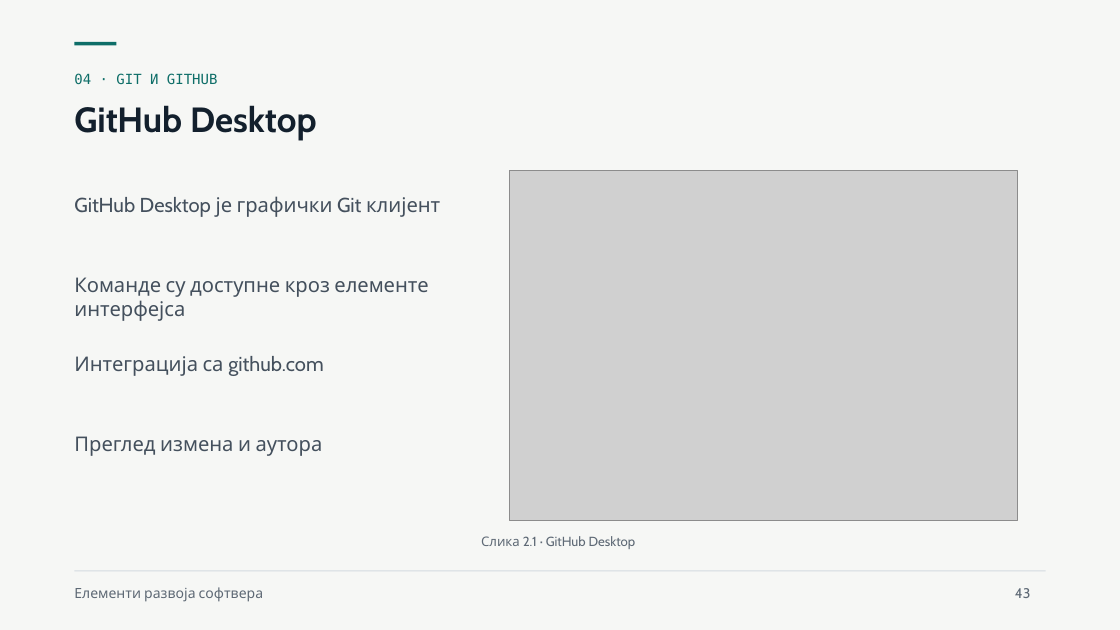
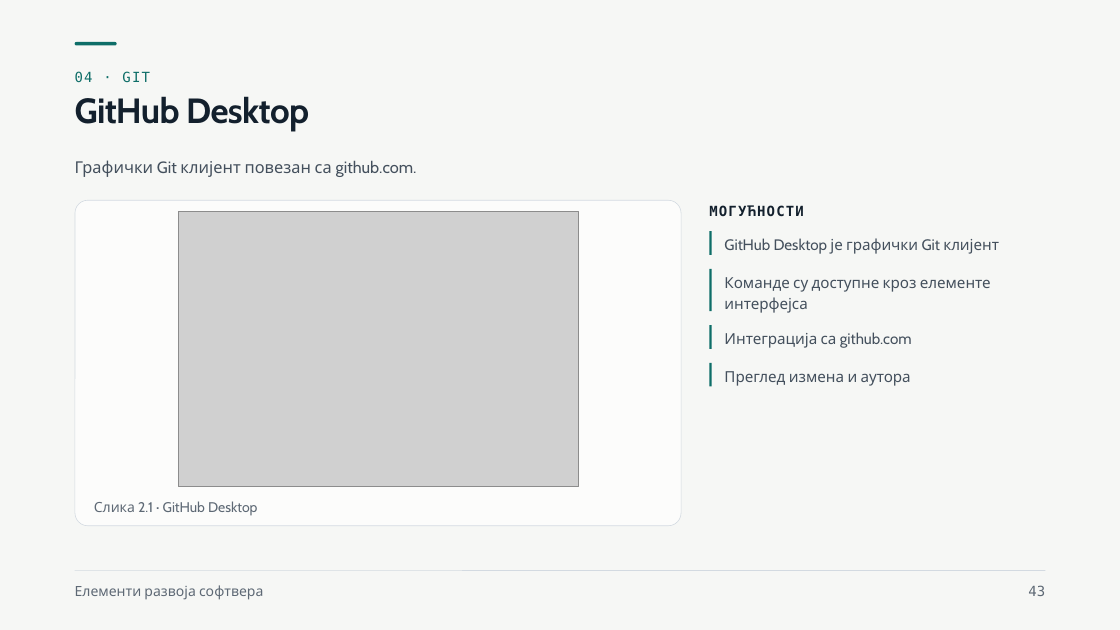
Before and after one commit to owlCoder/ftn-nastavni-materijali, a slide deck: slide 43 of Elementi razvoja softvera (ERS)/Nastavni materijali/01 Zahtevi, backlog i Git/Zahtevi, backlog i Git.pptx. Drawn at 1120x630 pixels with LibreOffice and Linux fonts; fonts in the diff are those of the drawing; grey boxes stand for pictures. Boxes give left, top, right and bottom in pixels: in the first picture for what was removed or moved away, otherwise in the second. Text is boxed around its words. In the diff, an @@ line names an element or a change of style, - is before the commit and + after.

```diff
--- a/Elementi razvoja softvera (ERS)/Nastavni materijali/01 Zahtevi, backlog i Git/Zahtevi, backlog i Git.pptx
+++ b/Elementi razvoja softvera (ERS)/Nastavni materijali/01 Zahtevi, backlog i Git/Zahtevi, backlog i Git.pptx
@@ text at [75, 71, 150, 83]: text changed @@
-04 · GIT И GITHUB
+04 · GIT
@@ title "GitHub Desktop" at [75, 96, 309, 132]: letter spacing 0 to -0.5 pt; line spacing 1 to 33pt @@
@@ text added at [75, 160, 417, 177], 14 pt, text #44505D @@
+Графички Git клијент повезан са github.com.
@@ rounded rectangle added at [75, 200, 681, 526], fill #FCFCFB, outline #D3DAE1 0.5 pt @@
@@ text added at [709, 205, 803, 217], 12 pt, text #13202D, bold @@
+МОГУЋНОСТИ
@@ picture: place and size @@
-picture at [509, 171, 1018, 521]
+picture at [178, 212, 579, 487]
@@ line added from (711, 231) to (711, 255), #0E6E68 2 pt @@
@@ text "GitHub Desktop је графички Git ...": place and size @@
-text "GitHub Desktop је графички Git ..." at [74, 196, 440, 217]
+text "GitHub Desktop је графички Git ..." at [724, 238, 999, 254]
@@ line added from (711, 269) to (711, 312), #0E6E68 2 pt @@
@@ text "Команде су доступне кроз елементе ...": place and size @@
-text "Команде су доступне кроз елементе ..." at [74, 277, 428, 321]
+text "Команде су доступне кроз елементе ..." at [724, 277, 991, 313]
@@ line added from (711, 325) to (711, 349), #0E6E68 2 pt @@
@@ text "Интеграција са github.com": place and size @@
-text "Интеграција са github.com" at [74, 356, 323, 376]
+text "Интеграција са github.com" at [724, 332, 912, 348]
@@ line added from (711, 363) to (711, 386), #0E6E68 2 pt @@
@@ size 17.2 to 13 pt; line spacing 1 to 18.2pt in 4 elements at [724, 238, 999, 254], [724, 277, 991, 313], [724, 332, 912, 348], [724, 371, 911, 386] @@
@@ text "Преглед измена и аутора": place and size @@
-text "Преглед измена и аутора" at [74, 436, 323, 456]
+text "Преглед измена и аутора" at [724, 371, 911, 386]
@@ text "Слика 2.1 · GitHub Desktop": place and size @@
-text "Слика 2.1 · GitHub Desktop" at [481, 536, 636, 549]
+text "Слика 2.1 · GitHub Desktop" at [94, 501, 257, 515]
@@ text "Слика 2.1 · GitHub Desktop" at [94, 501, 257, 515]: size 11.2 to 12 pt; line spacing 1 to 16.8pt @@
@@ text "Елементи развоја софтвера" at [75, 585, 263, 600]: line spacing 1 to 16.8pt @@
@@ text "43": place and size @@
-text "43" at [1015, 588, 1030, 598]
+text "43" at [1028, 585, 1045, 596]
@@ text "43" at [1028, 585, 1045, 596]: font Cabin to DejaVu Sans Mono; alignment left to right; line spacing 1 to 16.8pt @@
```
Also in this commit, not shown: 29 other slides changed, 1 slide removed, 1 other file.
